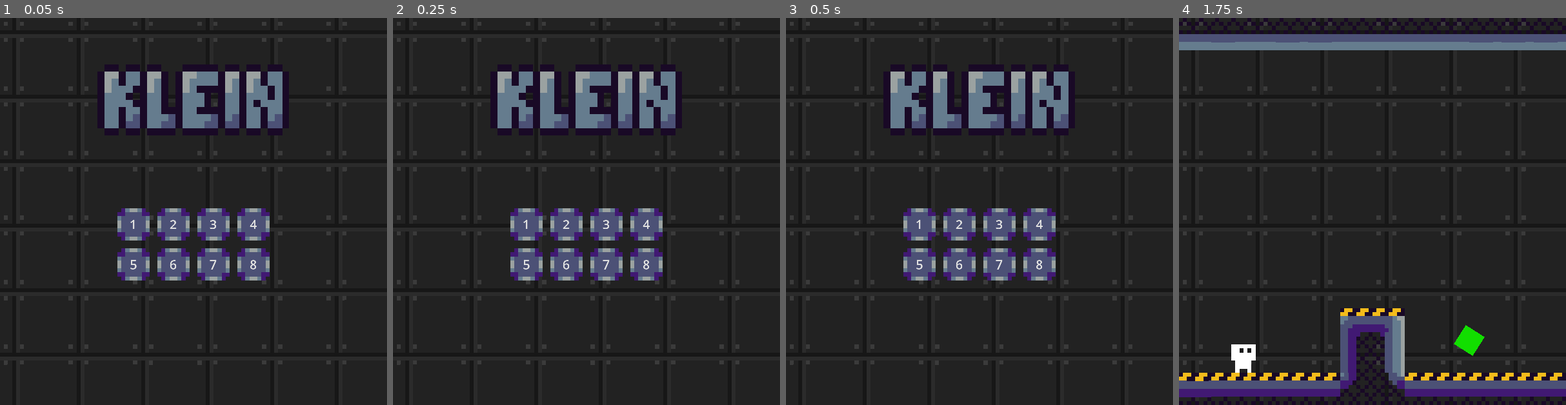
Above: before the commit, frames 1-4 (left to right).
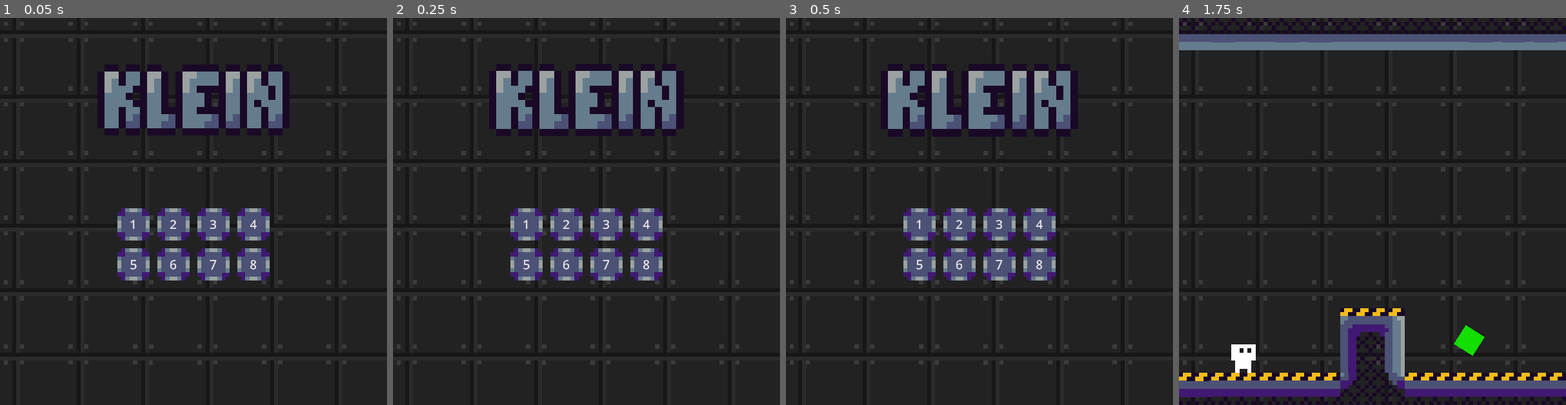
Above: after the commit, the same moments.

Repository: Omnikar/klein
Game: Godot game, scene res://assets/scenes/areas/menu.tscn
Two runs of this game, one before a commit and one after it. Both use one fixed random seed, a clock stepped at 60 frames per second and the inputs below.
Inputs:
- Up to frame 1 (0.05 s): no input
- Up to frame 2 (0.25 s): no input
- Up to frame 3 (0.5 s): no input
- Up to frame 4 (1.75 s): hold D (move_right) 0.53-1.25 s; tap E (interact) at 0.6 s; tap Space (jump) at 0.77 s; click "1" at 1.25 s

The runs differ from the first frame. In frame 1, 0.2% of the frame differs, in the area x 54-75%, y 12-31%; in frame 2, 0.9%; in frame 3, 1.6%, in the area x 24-76%, y 11-31%; in frame 4, nothing differs.

Commit message:
Make title bob

Diff:
--- a/assets/scenes/areas/menu.tscn
+++ b/assets/scenes/areas/menu.tscn
@@ -91,6 +91,7 @@
 offset_right = 297.0
 offset_bottom = 367.0
 grow_horizontal = 2
+pivot_offset = Vector2(297, 113)
 texture = ExtResource("3_c7xw5")
 stretch_mode = 5
 
--- a/assets/scripts/menu.gd
+++ b/assets/scripts/menu.gd
@@ -1,5 +1,10 @@
 @tool
 extends Control
+
+@export var bob_freq: float = 0.2
+@export var bob_ampl: float = 0.05
+var anim_cycle: float = 0
+var title_base_scale: Vector2
 
 @export var level_count: int = 1:
 	get():
@@ -17,6 +22,8 @@
 
 func _ready() -> void:
 	level_count = level_count
+	if not Engine.is_editor_hint():
+		title_base_scale = $Title.scale
 
 
 func _on_start_button_pressed() -> void:
@@ -25,3 +32,10 @@
 
 func _on_exit_button_pressed() -> void:
 	print("exit button pressed")
+
+
+func _process(delta: float) -> void:
+	if not Engine.is_editor_hint():
+		anim_cycle += delta
+		var bob_diff = sin(anim_cycle * TAU * bob_freq) * bob_ampl
+		$Title.scale = title_base_scale * (1 + bob_diff)
